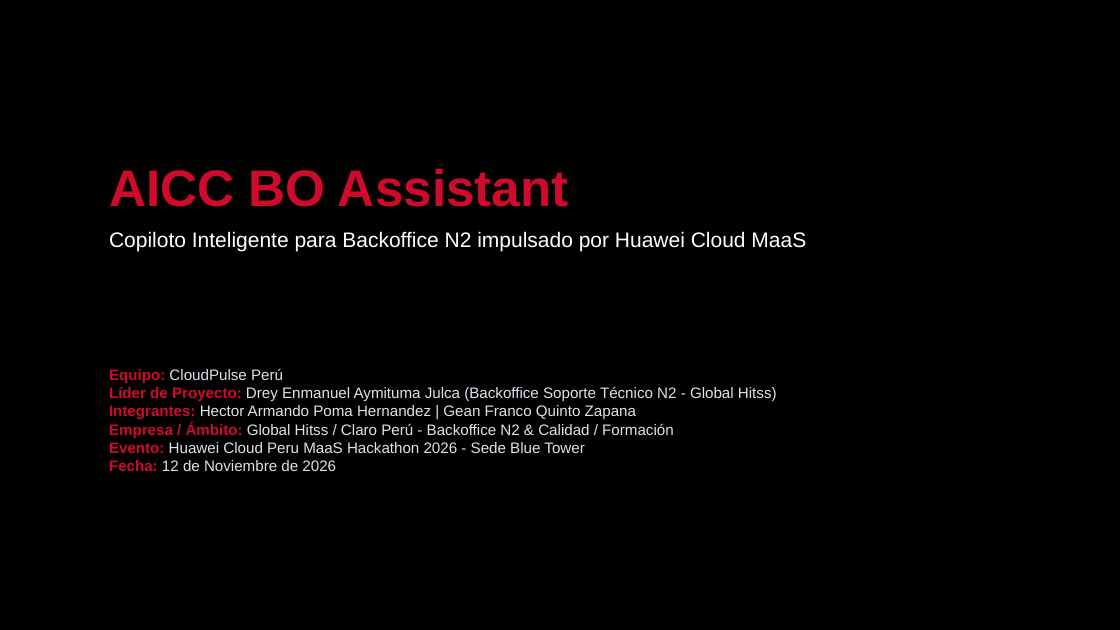
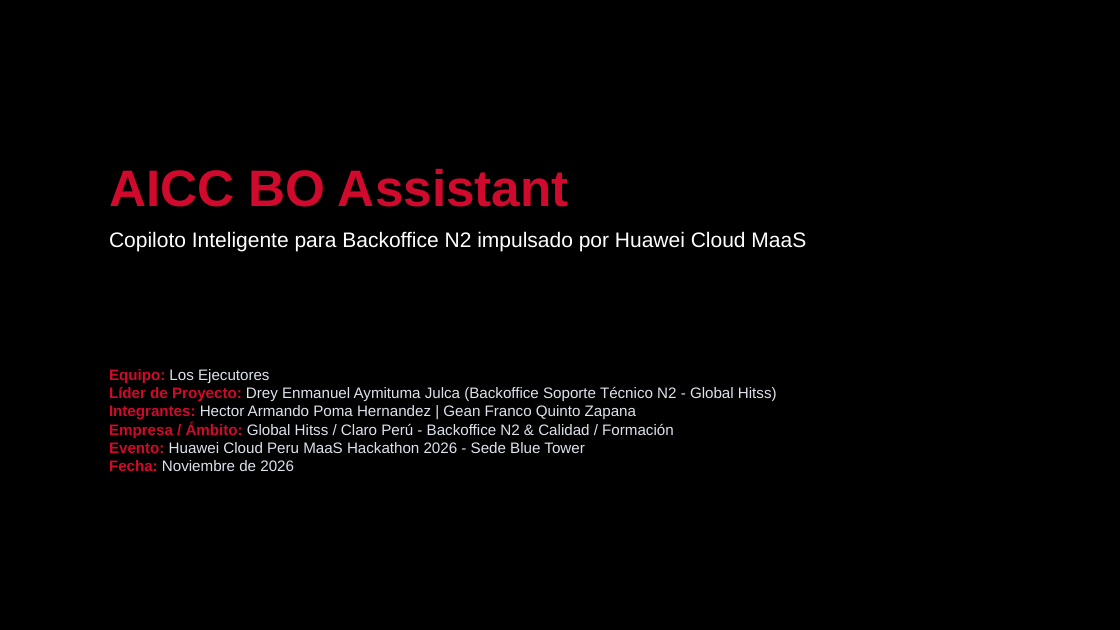
Before and after one commit to Dreyeles/AICC-BO-ASISTANT, a slide deck: slide 1 of AICC_BO_Assistant_Hackathon_Final.pptx. Drawn at 1120x630 pixels with LibreOffice and Linux fonts; fonts in the diff are those of the drawing; background and template pictures are left out. Boxes give left, top, right and bottom in pixels: in the first picture for what was removed or moved away, otherwise in the second. Text is boxed around its words. In the diff, an @@ line names an element or a change of style, - is before the commit and + after.

```diff
--- a/AICC_BO_Assistant_Hackathon_Final.pptx
+++ b/AICC_BO_Assistant_Hackathon_Final.pptx
@@ text at [109,369,269,383]: text changed @@
-Equipo: CloudPulse Perú
+Equipo: Los Ejecutores
@@ text at [109,460,294,471]: text changed @@
-Fecha: 12 de Noviembre de 2026
+Fecha: Noviembre de 2026
```
Also in this commit, not shown: 2 other slides changed, 11 other files.
